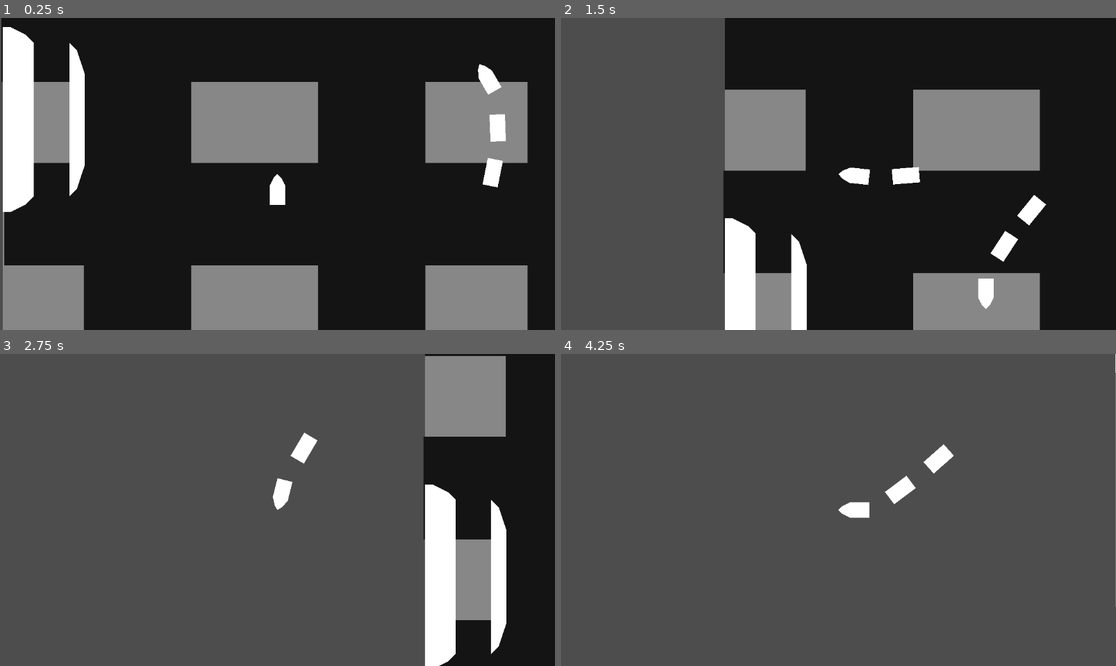
Above: before the commit, frames 1-4 (two rows, left to right).
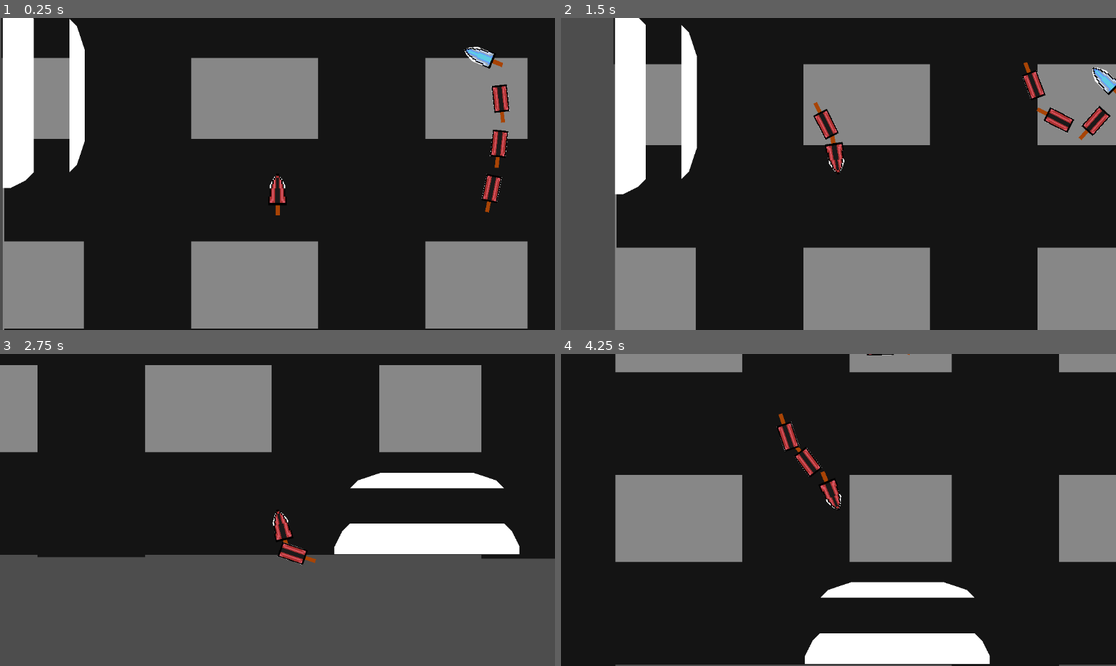
Above: after the commit, the same moments.

Repository: GodMadeEarth/Godot-Wild-Jam-59
Game: Godot game, scene res://sences/game.tscn
Same seed, same stepped clock (60 frames per second), same inputs: the game is played once before the commit and once after it.
Inputs:
- Up to frame 1 (0.25 s): no input
- Up to frame 2 (1.5 s): hold Up (ui_up) 0.53-1.28 s; hold A (Move_L) 0.53-1.28 s; tap D (Move_R) at 0.8, 1.35 s; hold Down (ui_down) from 1.28 s (still down)
- Up to frame 3 (2.75 s): tap Shift (Dash, bound only after the commit) at 1.55, 2.1 s; release Down (ui_down) at 2.03 s; hold Up (ui_up) from 2.03 s (still down); hold A (Move_L) from 2.03 s (still down)
- Up to frame 4 (4.25 s): release A (Move_L) at 2.78 s; tap A (Move_L) at 2.85 s; tap D (Move_R) at 3.05 s; release Up (ui_up) at 3.53 s; hold Down (ui_down) from 3.53 s (still down); hold D (Move_R) from 3.53 s (still down); tap Shift (Dash, bound only after the commit) at 3.8 s

The runs differ from the first frame. In frame 1, 14% of the frame differs, in the area x 0-96%, y 0-100%; in frame 2, 55%; in frame 3, 62%; in frame 4, 99%, in the area x 0-100%, y 0-100%.

Commit message:
Added dash to player

Diff:
--- a/Godot-wild-jam-59/project.godot
+++ b/Godot-wild-jam-59/project.godot
@@ -27,6 +27,11 @@
 "events": [Object(InputEventKey,"resource_local_to_scene":false,"resource_name":"","device":-1,"window_id":0,"alt_pressed":false,"shift_pressed":false,"ctrl_pressed":false,"meta_pressed":false,"pressed":false,"keycode":0,"physical_keycode":68,"key_label":0,"unicode":100,"echo":false,"script":null)
 ]
 }
+Dash={
+"deadzone": 0.5,
+"events": [Object(InputEventKey,"resource_local_to_scene":false,"resource_name":"","device":-1,"window_id":0,"alt_pressed":false,"shift_pressed":false,"ctrl_pressed":false,"meta_pressed":false,"pressed":false,"keycode":0,"physical_keycode":4194325,"key_label":0,"unicode":0,"echo":false,"script":null)
+]
+}
 
 [rendering]
 
--- a/Godot-wild-jam-59/sences/Trains/Player/player_controler.gd
+++ b/Godot-wild-jam-59/sences/Trains/Player/player_controler.gd
@@ -1,24 +1,29 @@
 extends Node2D
 @onready var train_head = $"Train head"
 
-# Called when the node enters the scene tree for the first time.
+
 func _ready():
+
 	pass # Replace with function body.
 
 
-# Called every frame. 'delta' is the elapsed time since the previous frame.
+
 func _process(delta):
 	lisen_for_controles(delta)
+
 	pass
 func lisen_for_controles(delta):
 	#Movement controls
 	if Input.is_action_pressed("Move_L"):
-		train_head.set_dir(-1)
+		train_head.rotation_direction = -1
 		train_head.rotation = train_head.rotation+(train_head.rotation_direction*train_head.rotation_speed*delta)
 	if Input.is_action_pressed("Move_R"):
-		train_head.set_dir(1)
+		train_head.rotation_direction = 1
 		train_head.rotation = train_head.rotation+(train_head.rotation_direction*train_head.rotation_speed*delta)
 
+	# Dashing
+	if Input.is_action_just_pressed("Dash"):
+		train_head.dash()
 	# Testing controles
 	if Input.is_action_just_pressed("ui_down"):
 		print("made cart")
--- a/Godot-wild-jam-59/sences/Trains/Player/train.tscn
+++ b/Godot-wild-jam-59/sences/Trains/Player/train.tscn
@@ -1,11 +1,23 @@
-[gd_scene load_steps=3 format=3 uid="uid://vjoupg6f5jg0"]
+[gd_scene load_steps=4 format=3 uid="uid://vjoupg6f5jg0"]
 
 [ext_resource type="Script" path="res://sences/Trains/Player/player_controler.gd" id="1_eq25v"]
 [ext_resource type="PackedScene" uid="uid://uvh015smr05p" path="res://sences/Trains/base_train_head.tscn" id="2_q2rpj"]
+[ext_resource type="Texture2D" uid="uid://bvjdkjcitjnjl" path="res://assets/traindemo4.png" id="3_cpdu6"]
 
 [node name="Player Train" type="Node2D"]
 script = ExtResource("1_eq25v")
 
 [node name="Train head" parent="." instance=ExtResource("2_q2rpj")]
+speed = 300
+cart_spacing = 2
+
+[node name="Sprite2D" type="Sprite2D" parent="Train head"]
+z_index = 1
+texture_filter = 1
+position = Vector2(2.89679e-05, 34.1968)
+scale = Vector2(2.65625, 4.3504)
+texture = ExtResource("3_cpdu6")
+region_enabled = true
+region_rect = Rect2(64, 16, 16, 16)
 
 [node name="Camera2D2" type="Camera2D" parent="Train head"]
--- a/Godot-wild-jam-59/sences/Trains/Train.gd
+++ b/Godot-wild-jam-59/sences/Trains/Train.gd
@@ -3,17 +3,21 @@
 
 @onready var train_cart = preload("res://sences/Trains/train_cart.tscn")
 @export var speed:int = 100
-var rotation_speed:float = PI/1.5
+var rotation_speed:float = PI*1.5
 var rotation_direction:= 0.0 : set = set_dir, get = get_dir
 @onready var last_cart = self
 @export var cart_spacing = 32
-# Called when the node enters the scene tree for the first time.
+
+var is_dashing = false
+var can_dash = true
+@export var dash_duration = 0.5
+@export var dash_cooldown = 2
+@export var dash_speed = 900
+
 func _ready():
 
 	pass # Replace with function body.
 
-
-# Called every frame. 'delta' is the elapsed time since the previous frame.
 func _physics_process(delta):
 	move_straight(delta)
 
@@ -21,13 +25,23 @@
 
 	var velocity = (Vector2.UP.rotated(rotation) * speed*delta)
 	rotation = rotation+(rotation_direction*rotation_speed*delta)
-	position += velocity
+#	position += velocity
+	move_and_slide()
 
 func move_straight(delta):
-	velocity = (Vector2.UP.rotated(rotation) * speed)
+	velocity = (Vector2.UP.rotated(rotation) * (speed if !is_dashing else dash_speed))
 
 	move_and_slide()
 
+func dash():
+	if can_dash and !is_dashing:
+		print("DASHING!!!")
+		can_dash = false
+		is_dashing = true
+		$dash_timer.start(dash_duration)
+		await get_tree().create_timer(dash_cooldown).timeout
+		can_dash = true
+	pass
 func add_cart():
 	var cart = train_cart.instantiate()
 	var last_cart_joint = last_cart.get_node("PinJoint2D")
@@ -53,7 +67,6 @@
 
 	pass
 
-
 func set_dir(ajustment:float):
 	rotation_direction+=ajustment
 	if rotation_direction+ajustment > 1:
@@ -63,3 +76,8 @@
 
 func get_dir():
 	return rotation_direction
+
+
+func _on_dash_timer_timeout():
+	is_dashing = false
+	pass # Replace with function body.
--- a/Godot-wild-jam-59/sences/Trains/base_train_head.tscn
+++ b/Godot-wild-jam-59/sences/Trains/base_train_head.tscn
@@ -13,6 +13,12 @@
 script = ExtResource("1_6jy5h")
 speed = 500
 metadata/_edit_group_ = true
+
+[node name="Polygon2D2" type="Polygon2D" parent="."]
+position = Vector2(-1.74998, 76.25)
+scale = Vector2(0.28125, 0.65)
+color = Color(0.660671, 0.264992, 0.0233836, 1)
+polygon = PackedVector2Array(-7.99997, -25, -7.99997, 15, 24, 15, 24, -25)
 
 [node name="Polygon2D" type="Polygon2D" parent="."]
 position = Vector2(-8, 49)
@@ -31,3 +37,8 @@
 
 [node name="CollisionPolygon2D" type="CollisionPolygon2D" parent="StaticBody2D"]
 polygon = PackedVector2Array(-16, 59, -16, 57, 16, 57, 16, 59, 2.89679e-05, 64)
+
+[node name="dash_timer" type="Timer" parent="."]
+one_shot = true
+
+[connection signal="timeout" from="dash_timer" to="." method="_on_dash_timer_timeout"]
--- a/Godot-wild-jam-59/sences/Trains/enemies/Enemy Train.gd
+++ b/Godot-wild-jam-59/sences/Trains/enemies/Enemy Train.gd
@@ -1,14 +1,14 @@
 extends Node2D
 @onready var train_head:Train_Head = $"Train head"
 
-# Called when the node enters the scene tree for the first time.
+
 func _ready():
-	for i in range(2):
+	for i in range(3):
 		train_head.add_cart()
 	pass # Replace with function body.
 
 
-# Called every frame. 'delta' is the elapsed time since the previous frame.
+
 func _process(delta):
 	train_head.set_dir(-1)
 	train_head.rotation = train_head.rotation+(train_head.rotation_direction*train_head.rotation_speed*delta)
--- a/Godot-wild-jam-59/sences/Trains/enemies/Enemy Train.tscn
+++ b/Godot-wild-jam-59/sences/Trains/enemies/Enemy Train.tscn
@@ -1,9 +1,19 @@
-[gd_scene load_steps=3 format=3 uid="uid://bd280oct5pf2f"]
+[gd_scene load_steps=4 format=3 uid="uid://bd280oct5pf2f"]
 
 [ext_resource type="Script" path="res://sences/Trains/enemies/Enemy Train.gd" id="1_khb3y"]
 [ext_resource type="PackedScene" uid="uid://uvh015smr05p" path="res://sences/Trains/base_train_head.tscn" id="1_s8jih"]
+[ext_resource type="Texture2D" uid="uid://bvjdkjcitjnjl" path="res://assets/traindemo4.png" id="3_6nwjf"]
 
 [node name="Enemy Train" type="Node2D"]
 script = ExtResource("1_khb3y")
 
 [node name="Train head" parent="." instance=ExtResource("1_s8jih")]
+
+[node name="Sprite2D" type="Sprite2D" parent="Train head"]
+z_index = 1
+texture_filter = 1
+position = Vector2(0.500029, 35)
+scale = Vector2(2.4375, 4.25)
+texture = ExtResource("3_6nwjf")
+region_enabled = true
+region_rect = Rect2(96, 16, 16, 16)
--- a/Godot-wild-jam-59/sences/Trains/train_cart.tscn
+++ b/Godot-wild-jam-59/sences/Trains/train_cart.tscn
@@ -1,13 +1,20 @@
-[gd_scene format=3 uid="uid://b6qeuugvibvgr"]
+[gd_scene load_steps=2 format=3 uid="uid://b6qeuugvibvgr"]
+
+[ext_resource type="Texture2D" uid="uid://bvjdkjcitjnjl" path="res://assets/traindemo4.png" id="1_ilhgv"]
 
 [node name="Train Car" type="RigidBody2D"]
 center_of_mass_mode = 1
 gravity_scale = 0.0
 linear_damp = 10.0
-metadata/_edit_group_ = true
 
 [node name="Polygon2D" type="Polygon2D" parent="."]
 position = Vector2(-8.00003, 8)
+polygon = PackedVector2Array(-8, -8, -8, 48, 24, 48, 24, -8)
+
+[node name="Polygon2D2" type="Polygon2D" parent="."]
+position = Vector2(-2, 54.9796)
+scale = Vector2(0.25, 0.479592)
+color = Color(0.658824, 0.266667, 0.0235294, 1)
 polygon = PackedVector2Array(-8, -8, -8, 48, 24, 48, 24, -8)
 
 [node name="CollisionPolygon2D" type="CollisionPolygon2D" parent="."]
@@ -18,3 +25,11 @@
 position = Vector2(0, 62)
 node_a = NodePath("..")
 disable_collision = false
+
+[node name="Sprite2D" type="Sprite2D" parent="."]
+texture_filter = 1
+position = Vector2(-1.54972e-06, 28)
+scale = Vector2(2.25, 3.5)
+texture = ExtResource("1_ilhgv")
+region_enabled = true
+region_rect = Rect2(64, 32, 16, 16)
